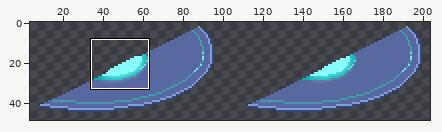
Edited in one commit: sprite sheet (App/src/game/assets/tilemaps/semi_circle_lamp.png). Above, an overview of the earlier version with the close-up marked.
Close-up. As it was:
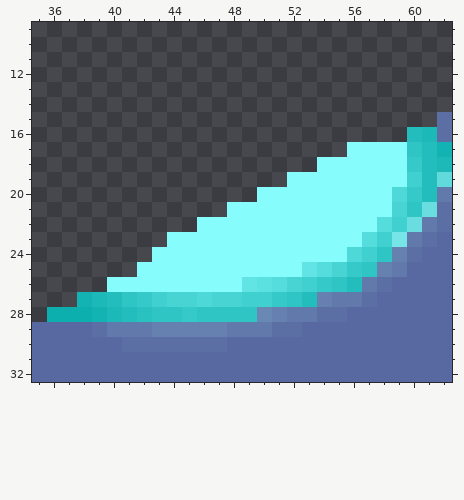
The file is 208x51 pixels. Colours within 5 levels of each other are drawn and written as one. Shown: x 35..62, y 9..32. The wide view leaves out empty margins. The commit also changed other parts of the picture, which this record leaves out.
New version:
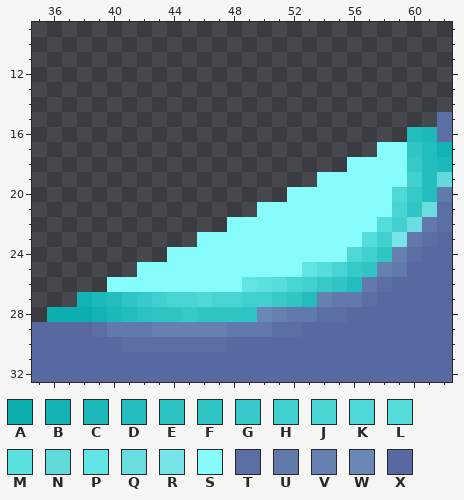
Palette (. is transparent): A #0caeae  B #13b3b3  C #1db9b9  D #24bdbd  E #2ac1c1  F #30c5c5  G #36c9c9  H #41d0d0  J #49d4d4  K #4fd8d8  L #55dcdc  M #5ce1e1  N #62dadc  P #63e4e4  Q #69dddf  R #77e5e8  S #87fcfc  T #5b6fa5  U #6279ab  V #6680b0  W #6a88b4  X #5869a1
Edits made:
Colour S is gone in row 17 at x 56 to 57; in row 18 at x 54 to 55; in row 19 at x 52 to 53; in row 20 at x 50 to 51; in row 21 at x 48 to 49; in row 22 at x 46 to 47.
Colour S is gone in row 23 at x 44 to 45; in row 24 at x 43.
Changed places in both close-ups, as pixel boxes (x1, y1, x2, y2):
erased: (152, 142, 377, 262)
